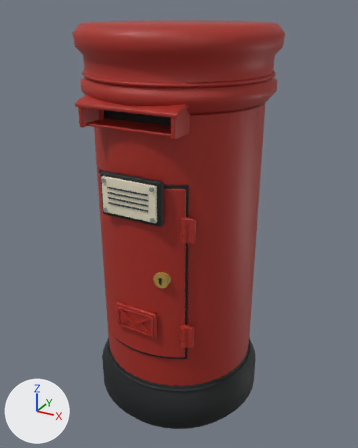
What one commit did to the glTF model assets/source/models/village/postbox-crafted.glb.
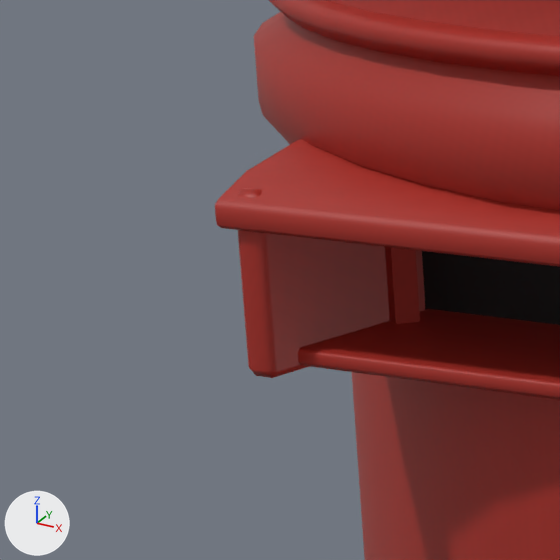
The first picture shows the older version from a 50 mm camera at (0.872, -1.584, 1.553) aimed at (-0.001, 0.004, 0.759). The close-ups show the older and then the newer version on the part from 13% to 34% of the width and 17% to 34% of the height of that picture. Only the edits that show in the close-ups are written down. The lights are fixed; the arrows at lower left show +X, +Y and +Z. Vertices at exactly the same position are counted once.

Objects in the first close-up: 'postbox crafted'.
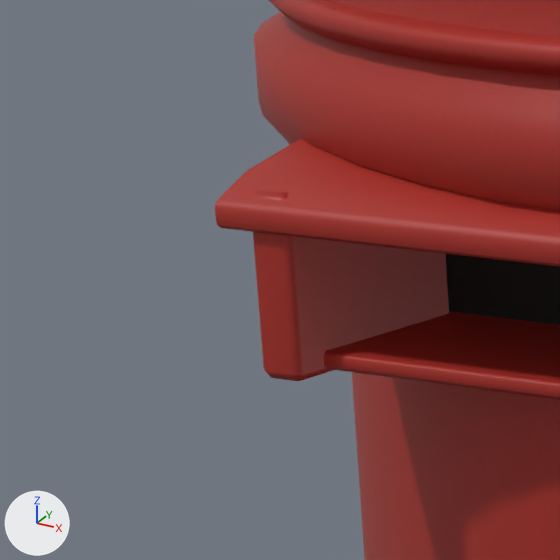
What the commit changed:
me_postbox_crafted_geometry has 2216 vertices, 4300 faces and spans x -0.36..0.36, y -0.35..0.35, z 0.0..1.5.
me_postbox_crafted_geometry is used by ob_postbox_crafted; location (0.0, 0.0, 0.0).
me_postbox_crafted_geometry part 1: the loose piece of 24 vertices spanning x -0.18..-0.16, y -0.35..-0.25, z 1.19..1.28 is moved by (0.01, 0.01, 0.0).

Where the change shows, as pixel boxes [x1, y1, x2, y2] in the close-ups (560 x 560 px; the box of a moved part takes in the faces that stretch with it):
part 1 of me_postbox_crafted_geometry, moved or reshaped
    before: [238, 188, 390, 378]
    after: [253, 190, 449, 381]
